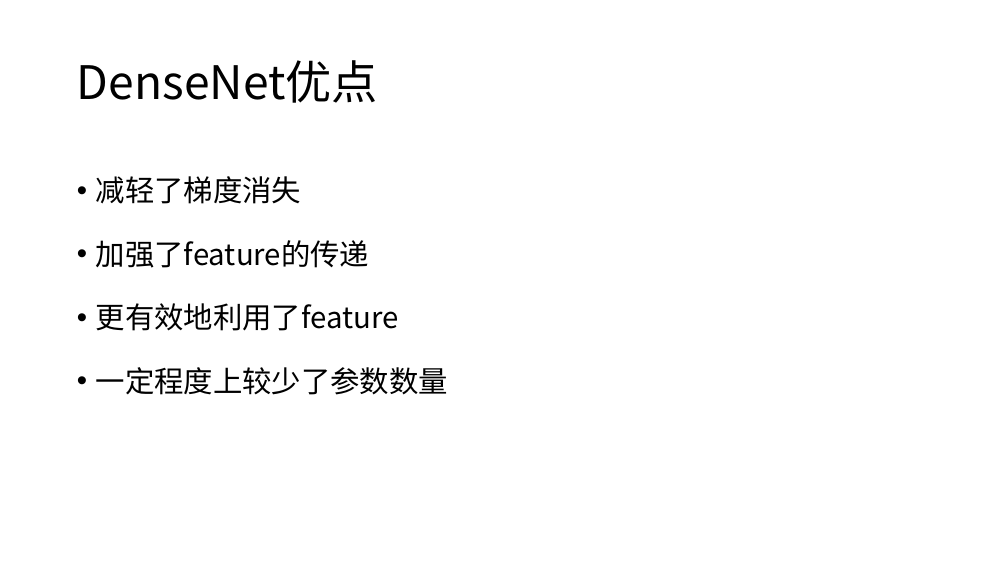
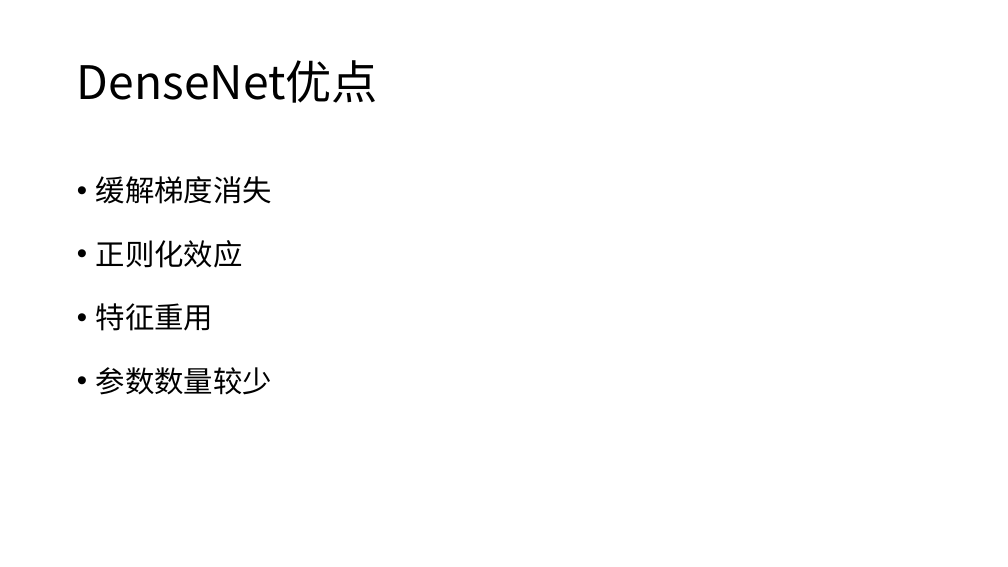
Before and after one commit to XianzhengWU/deeplearning_papernotes, a slide deck: slide 25 of 第二次组会_2018.10.15.pptx (slide 26 before the commit). Drawn at 1008x567 pixels with LibreOffice and Linux fonts; fonts in the diff are those of the drawing. Boxes give left, top, right and bottom in pixels: in the first picture for what was removed or moved away, otherwise in the second. Text is boxed around its words. In the diff, an @@ line names an element or a change of style, - is before the commit and + after.

```diff
--- a/第二次组会_2018.10.15.pptx
+++ b/第二次组会_2018.10.15.pptx
@@ text at (96, 176, 272, 395): text changed @@
-• 减轻了梯度消失
-• 加强了feature的传递
-• 更有效地利用了feature
-• 一定程度上较少了参数数量
+• 缓解梯度消失
+• 正则化效应
+• 特征重用
+• 参数数量较少
```
Also in this commit, not shown: 5 other slides changed, 3 slides added, 4 slides removed, 3 other files.
